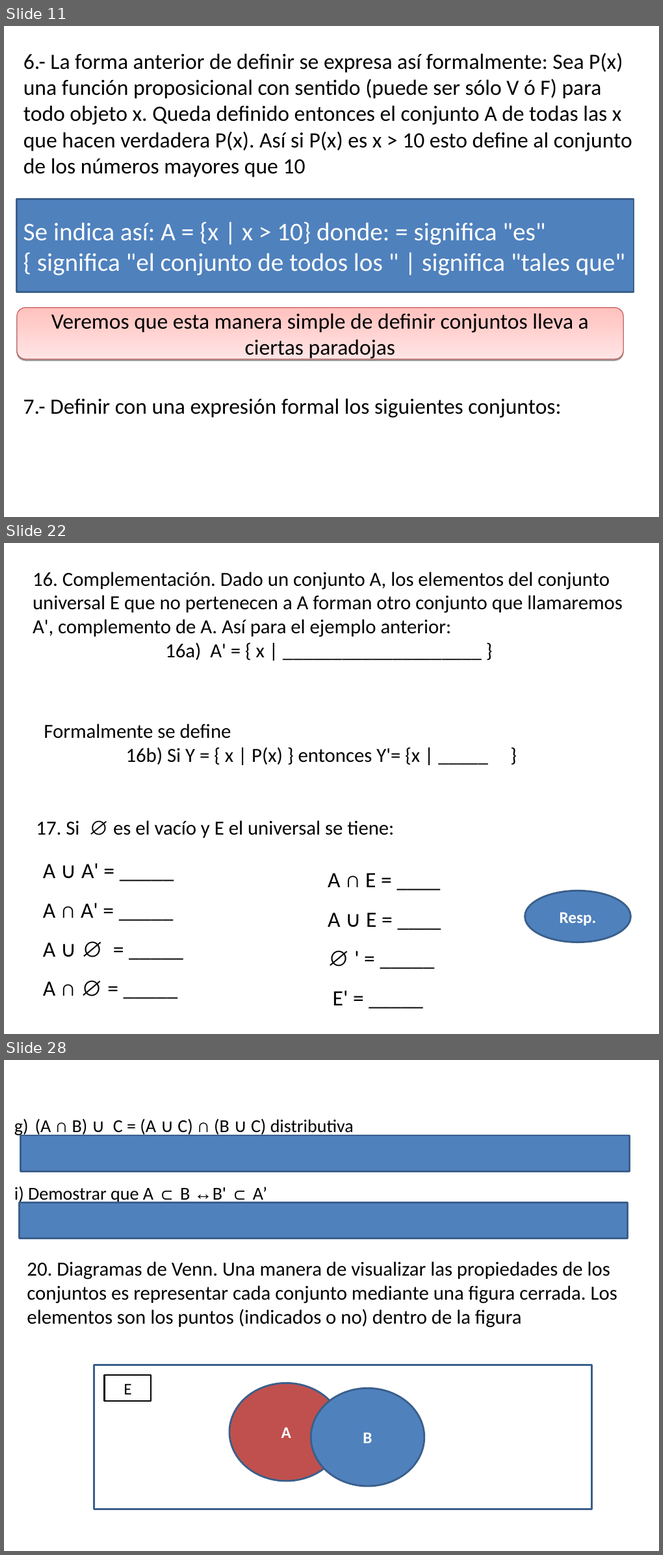
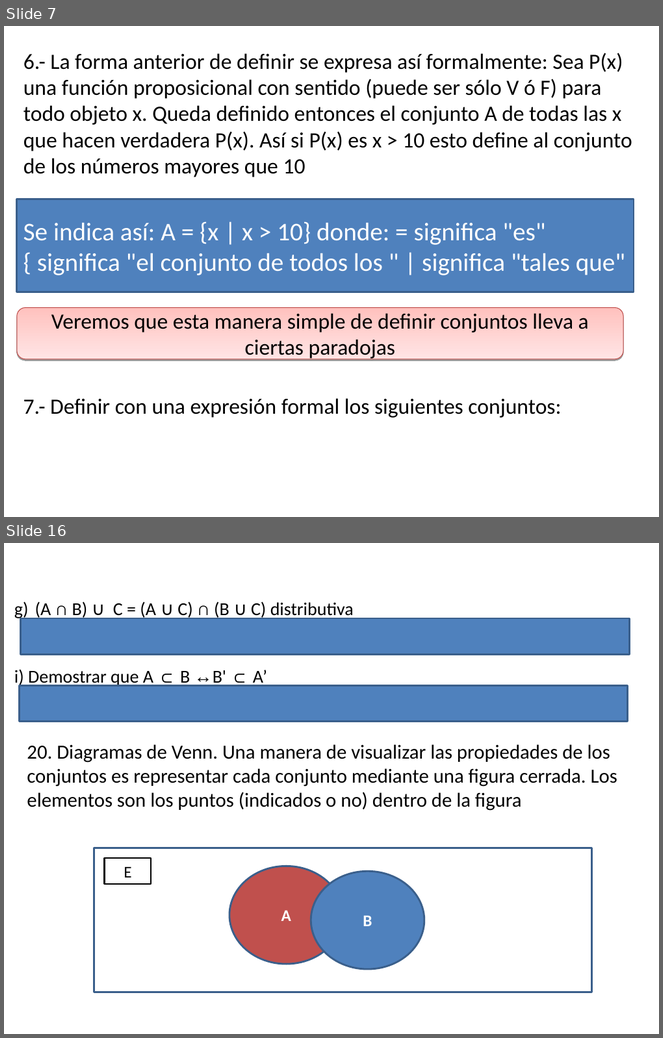
Before and after one commit to ULAnux/mathematica, a slide deck: formato nuevo para guias /Guia conjuntos.odp. Shown one above the other, each under a label of ours: slides 11, 22 and 28 before the commit, slides 7 and 16 after it; the slides between them are not shown. The pictures are 663x1555 and 663x1038 pixels, drawn with LibreOffice and Linux fonts; fonts in the diff are those of the drawing. Boxes give left, top, right and bottom in pixels: in the first picture for what was removed or moved away, otherwise in the second. Text is boxed around its words. In the diff, an @@ line names an element or a change of style, - is before the commit and + after.

```diff
--- a/formato nuevo para guias /Guia conjuntos.odp
+++ b/formato nuevo para guias /Guia conjuntos.odp
@@ slide 22 removed at box(4, 543, 659, 1034), background #FFFFFF @@
@@ text removed at box(33, 572, 623, 660) @@
-16. Complementación. Dado un conjunto A, los elementos del conjunto universal E que no pertenecen a A forman otro conjunto que llamaremos A', complemento de A. Así para el ejemplo anterior:
-16a) A' = { x | ____________________ }
@@ text removed at box(44, 724, 420, 765) @@
-Formalmente se define
-16b) Si Y = { x | P(x) } entonces Y'= {x | _____ }
@@ text removed at box(100, 775, 131, 812) @@
-^
@@ text removed at box(36, 821, 394, 838) @@
-17. Si ∅ es el vacío y E el universal se tiene:
@@ text removed at box(43, 863, 99, 996) @@
-A ∪ A' = _____
-A ∩ A' = _____
-A ∪ ∅ = _____
-A ∩ ∅ = _____
@@ text removed at box(328, 873, 376, 1006) @@
-A ∩ E = ____
-A ∪ E = ____
-∅ ' = _____
-E' = _____
@@ ellipse removed at box(525, 891, 631, 943) @@
-Resp.
@@ what was slide 11 is now slide 7 @@
@@ what was slide 28 is now slide 16 @@
```
Also in this commit, not shown: 23 slides changed, 23 other slides removed, 6 other files.
